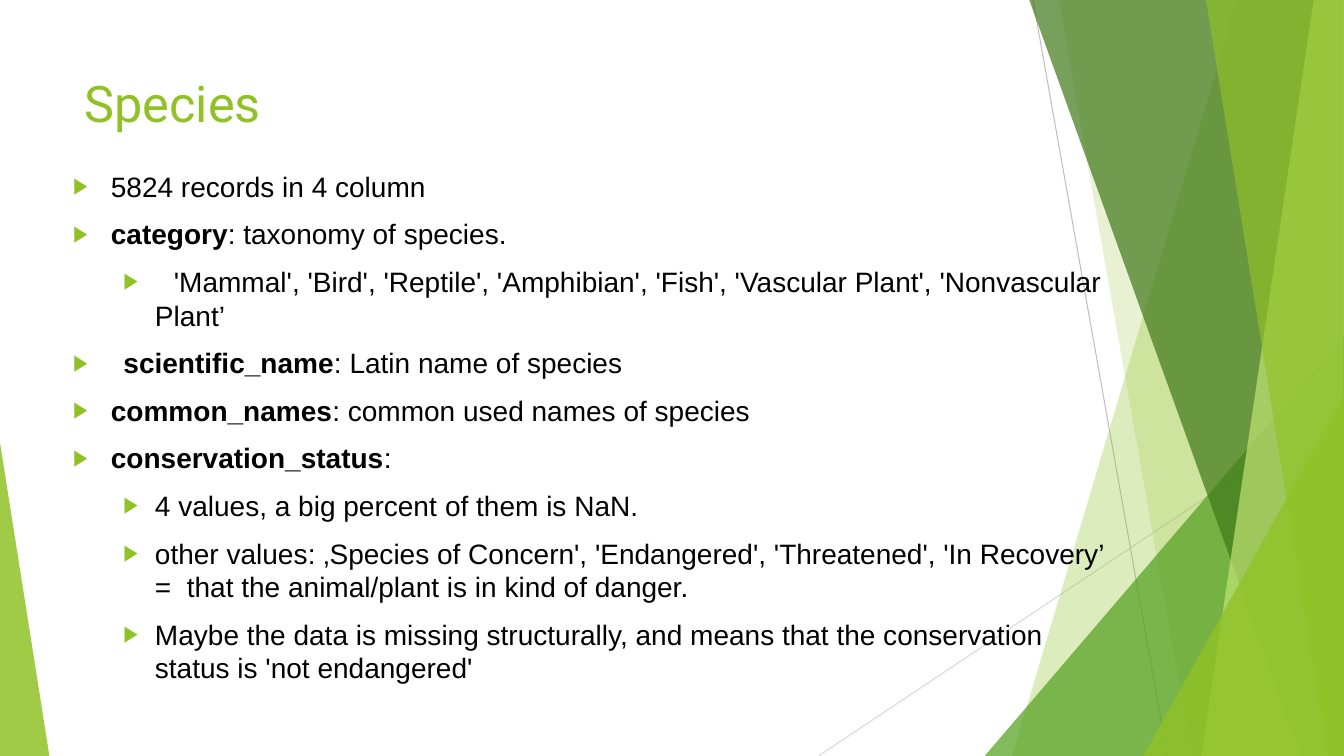
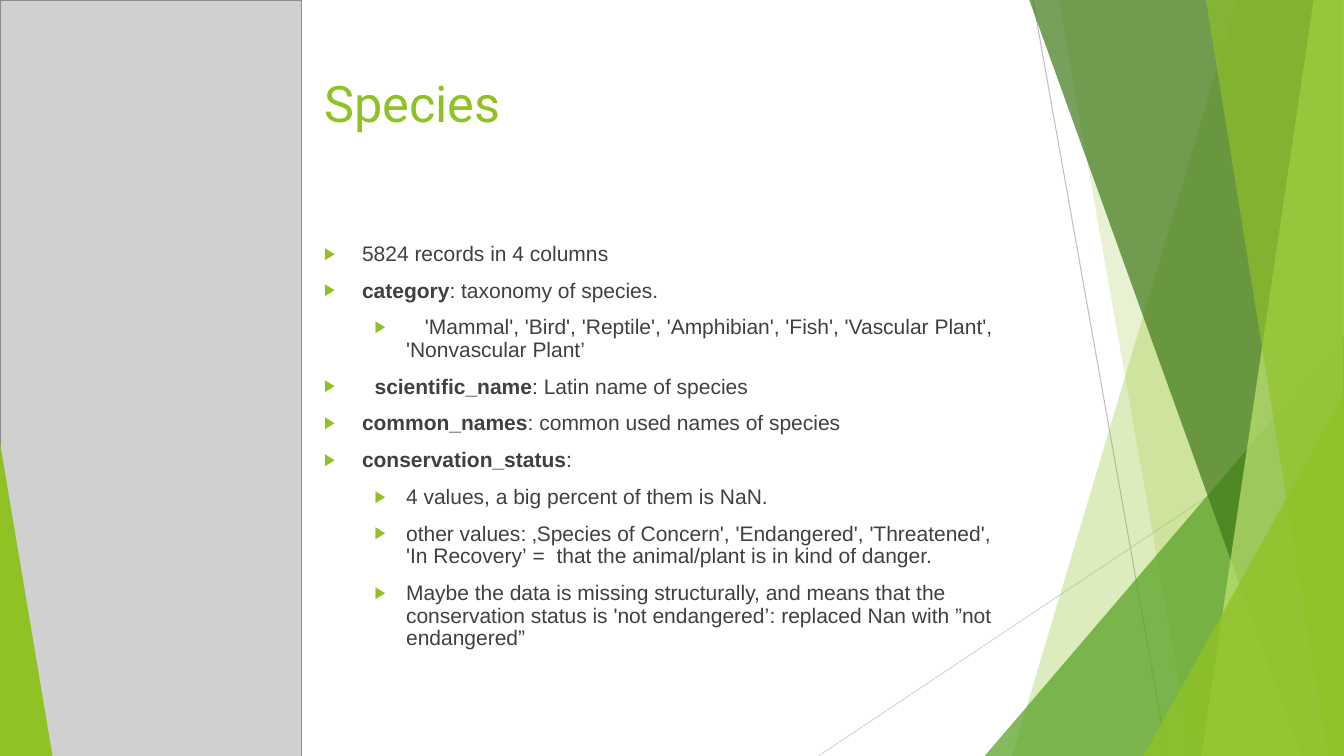
Before and after one commit to kgveronka/biodiversity, a slide deck: slide 21 of Biodiversity in National Parks.pptx (slide 3 before the commit). Drawn at 1344x756 pixels with LibreOffice and Linux fonts; fonts in the diff are those of the drawing; grey boxes stand for pictures. Boxes give left, top, right and bottom in pixels: in the first picture for what was removed or moved away, otherwise in the second. Text is boxed around its words. In the diff, an @@ line names an element or a change of style, - is before the commit and + after.

```diff
--- a/Biodiversity in National Parks.pptx
+++ b/Biodiversity in National Parks.pptx
@@ picture added at (x1=0, y1=0, x2=301, y2=756) @@
@@ title "Species" moved from (x1=85, y1=85, x2=261, y2=133) to (x1=324, y1=85, x2=500, y2=133) @@
@@ text "5824 records in 4 columns" moved from (x1=111, y1=176, x2=1105, y2=684) to (x1=362, y1=245, x2=993, y2=650) @@
@@ text at (x1=362, y1=245, x2=608, y2=261): text changed; size 20 to 15 pt; text colour #000000 to #404040 @@
-▶ 5824 records in 4 column
+▶ 5824 records in 4 columns
@@ text at (x1=362, y1=282, x2=993, y2=568): size 20 to 15 pt, text colour #000000 to #404040 in "category: taxonomy of species.", "'Mammal', 'Bird', 'Reptile', 'Amphibian', 'Fish', 'Vascular  ...", "scientific_name: Latin name of species", "common_names: common used names of species" and 3 more places; line spacing 1 to 0.9 @@
@@ triangle added at (x1=0, y1=443, x2=52, y2=756), fill #90C226 @@
@@ text at (x1=406, y1=584, x2=991, y2=650): text changed; size 20 to 15 pt; text colour #000000 to #404040 @@
-  ▶ Maybe the data is missing structurally, and means that the conservation status is 'not endangered'
+  ▶ Maybe the data is missing structurally, and means that the conservation status is 'not endangered’: replaced Nan with ”not endangered”
```
Also in this commit, not shown: 13 other slides changed, 7 slides added, 4 slides removed.
